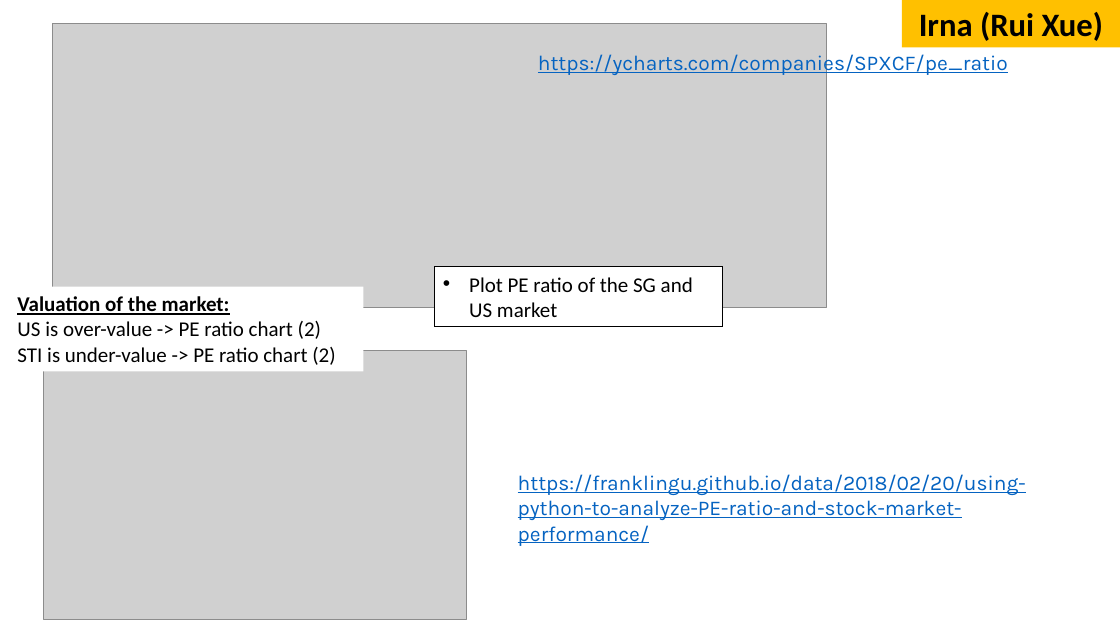
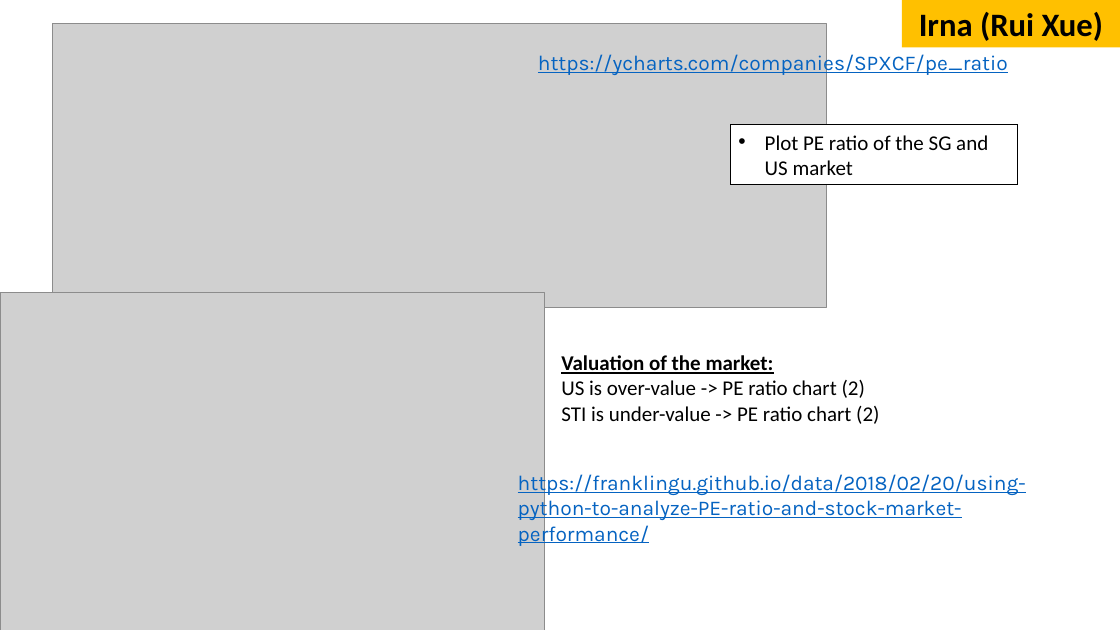
Before and after one commit to GuRuxixue/IE5600, a slide deck: slide 3 of Team Project Discussion- Updated 12-09-20.pptx. Drawn at 1120x630 pixels with LibreOffice and Linux fonts; fonts in the diff are those of the drawing; grey boxes stand for pictures. Boxes give left, top, right and bottom in pixels: in the first picture for what was removed or moved away, otherwise in the second. Text is boxed around its words. In the diff, an @@ line names an element or a change of style, - is before the commit and + after.

Commit message:
market_variation

```diff
--- a/Team Project Discussion- Updated 12-09-20.pptx
+++ b/Team Project Discussion- Updated 12-09-20.pptx
@@ rectangle "Plot PE ratio of the ...": place and size @@
-rectangle "Plot PE ratio of the ..." at box(434, 267, 722, 327)
+rectangle "Plot PE ratio of the ..." at box(730, 125, 1017, 185)
@@ picture: place and size @@
-picture at box(44, 351, 466, 619)
+picture at box(0, 293, 544, 630)
@@ text "Valuation of the market:" rewrapped from box(9, 287, 364, 371) to box(561, 355, 879, 424) @@
```
Also in this commit, not shown: 6 other files.
